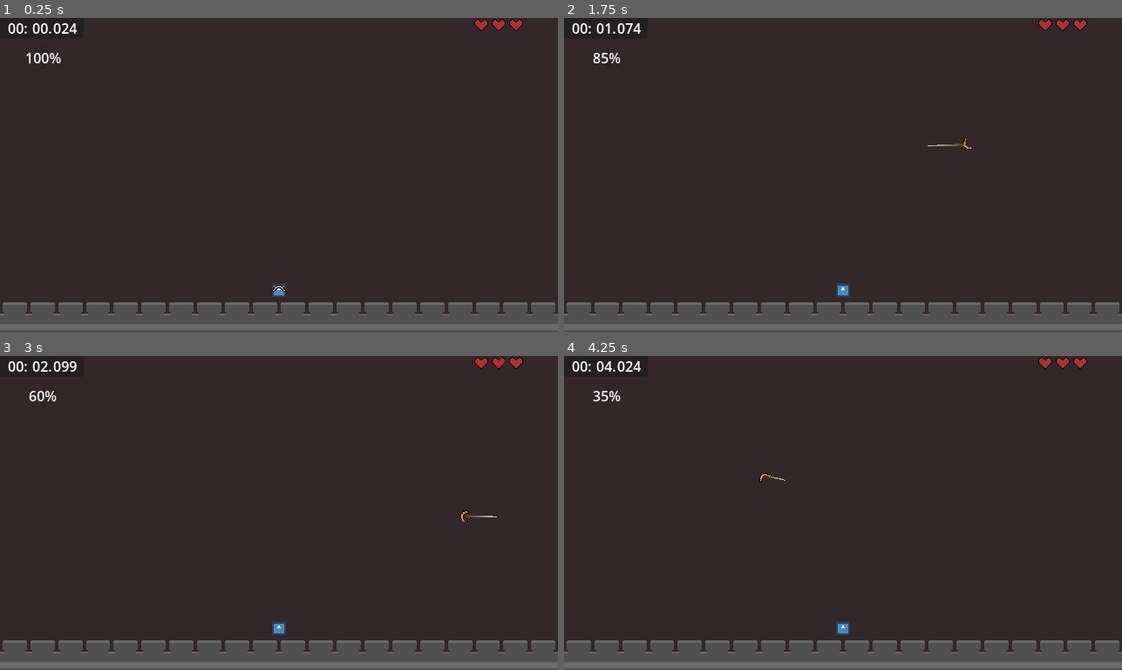
Above: before the commit, frames 1-4 (two rows, left to right).
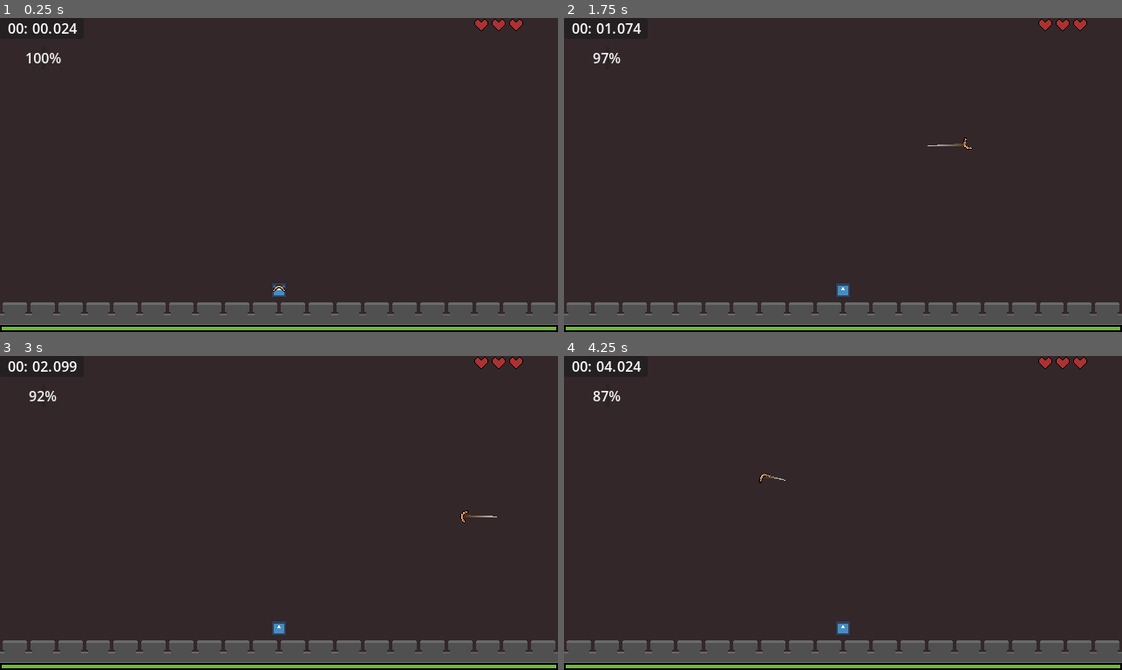
Above: after the commit, the same moments.

Repository: jeisaRaja/doomerang
Game: Godot game, scene res://scenes/main.tscn
Two runs of this game, one before a commit and one after it. Both use one fixed random seed, a clock stepped at 60 frames per second and the inputs below. The project has no main scene, so this scene is started directly. The engine's default icon, where the game draws it, is replaced by a stand-in: a white triangle on a blue panel in a dark square.
Inputs:
- Up to frame 1 (0.25 s): no input
- Up to frame 2 (1.75 s): hold D (right) 0.53-1.28 s; tap Shift (dash) at 0.6, 1.35 s; hold S (down) from 1.28 s (still down)
- Up to frame 3 (3 s): release S (down) at 2.03 s; hold D (right) 2.03-2.78 s; tap Shift (dash) at 2.1, 2.85 s; hold W (up) from 2.78 s (still down)
- Up to frame 4 (4.25 s): release W (up) at 3.53 s; hold A (left) from 3.53 s (still down); tap Shift (dash) at 3.6 s

The runs differ from the first frame. In frame 1, 2.2% of the frame differs, in the area x 0-100%, y 97-100%; in frame 2, 2.3%; in frame 3, 2.3%, in the area x 0-100%, y 11-100%; in frame 4, 2.3%.

Commit message:
add base integrity model & ui

Diff:
--- a/globals/events.gd
+++ b/globals/events.gd
@@ -4,5 +4,7 @@
 signal player_thrown
 signal player_fell
 signal player_soul_changed
-signal player_died
+signal player_lost
 signal player_respawned
+
+signal integrity_changed(val: float)
--- a/globals/game.gd
+++ b/globals/game.gd
@@ -12,4 +12,4 @@
 func take_soul():
 	player_soul = clampi(player_soul - 1, 0, player_soul)
 	if player_soul == 0:
-		Events.player_died.emit()
+		Events.player_lost.emit()
--- a/scenes/levels/level_1.tscn
+++ b/scenes/levels/level_1.tscn
@@ -12,6 +12,10 @@
 [ext_resource type="Script" path="res://scenes/ui/time_limit.gd" id="7_j40aq"]
 [ext_resource type="Script" path="res://scenes/ui/time.gd" id="11_dikny"]
 [ext_resource type="PackedScene" uid="uid://cfs2qsko2nn06" path="res://scenes/ui/player_soul.tscn" id="12_c6oiq"]
+[ext_resource type="Texture2D" uid="uid://dmx475oghmrsh" path="res://arts/integrity_bg.png" id="13_pn2qq"]
+[ext_resource type="Texture2D" uid="uid://p1ws3si0vq80" path="res://arts/integrity_border.png" id="14_v0kok"]
+[ext_resource type="Texture2D" uid="uid://jtg8wen81hl" path="res://arts/integrity_value.png" id="15_ahjej"]
+[ext_resource type="Script" path="res://scenes/ui/fortress_integrity.gd" id="16_cjlk2"]
 
 [sub_resource type="RectangleShape2D" id="RectangleShape2D_110fo"]
 size = Vector2(640, 20)
@@ -46,6 +50,7 @@
 position_smoothing_speed = 8.0
 
 [node name="Spawner" parent="." node_paths=PackedStringArray("start_point", "end_point") instance=ExtResource("4_0qqcy")]
+y_sort_enabled = true
 position = Vector2(0, -48)
 spawn_infos = Array[ExtResource("4_361uf")]([ExtResource("5_4o4xl"), ExtResource("6_neojg")])
 start_point = NodePath("Start")
@@ -106,7 +111,7 @@
 script = ExtResource("7_j40aq")
 
 [node name="Timer" type="Timer" parent="CanvasLayer/TimeLimit"]
-wait_time = 5.0
+wait_time = 25.0
 one_shot = true
 autostart = true
 
@@ -146,3 +151,21 @@
 offset_left = -40.0
 offset_right = 0.0
 grow_horizontal = 0
+
+[node name="FortressIntegrity" type="TextureProgressBar" parent="CanvasLayer"]
+anchors_preset = 7
+anchor_left = 0.5
+anchor_top = 1.0
+anchor_right = 0.5
+anchor_bottom = 1.0
+offset_left = -320.0
+offset_top = -8.0
+offset_right = 320.0
+offset_bottom = 32.0
+grow_horizontal = 2
+grow_vertical = 0
+value = 100.0
+texture_under = ExtResource("13_pn2qq")
+texture_over = ExtResource("14_v0kok")
+texture_progress = ExtResource("15_ahjej")
+script = ExtResource("16_cjlk2")
--- a/scenes/levels/zombie_wall.gd
+++ b/scenes/levels/zombie_wall.gd
@@ -1,10 +1,21 @@
+class_name Fortress
 extends Area2D
+
+@export var integrity: float = 100
 
 
 func _ready():
 	body_entered.connect(_on_body_entered)
 
 
+func take_damage(val: float):
+	integrity = clampf(integrity - val, 0, integrity)
+	if integrity == 0:
+		Events.player_lost.emit()
+
+
 func _on_body_entered(body: Node2D):
 	if body is Zombie:
+		take_damage(body.damage)
 		body.queue_free()
+		Events.integrity_changed.emit(integrity)
--- a/scenes/main.gd
+++ b/scenes/main.gd
@@ -2,8 +2,8 @@
 
 
 func _ready():
-	Events.player_died.connect(_on_player_died)
+	Events.player_lost.connect(_on_player_lost)
 
 
-func _on_player_died():
-	print("player died")
+func _on_player_lost():
+	print("player lost")
--- /dev/null
+++ b/scenes/ui/fortress_integrity.gd
@@ -0,0 +1,10 @@
+extends TextureProgressBar
+
+
+func _ready():
+	value = max_value
+	Events.integrity_changed.connect(_on_integrity_changed)
+
+
+func _on_integrity_changed(val: float):
+	value = val
--- a/scenes/zombie/runner_zombie.tscn
+++ b/scenes/zombie/runner_zombie.tscn
@@ -81,7 +81,6 @@
 [sub_resource type="CircleShape2D" id="CircleShape2D_dnunf"]
 
 [node name="RunnerZombie" type="CharacterBody2D"]
-z_index = 1
 collision_layer = 2
 collision_mask = 8
 script = ExtResource("1_11mjv")
--- a/scenes/zombie/zombie.gd
+++ b/scenes/zombie/zombie.gd
@@ -3,6 +3,7 @@
 
 @export var speed: int = 30
 @export var spawn_interval: int = 1
+@export var damage: float = 5
 
 
 func _physics_process(_delta):
Binary file added: arts/integrity_bg.png
Not shown, added: arts/integrity_bg.png.import
Binary file added: arts/integrity_border.png
Not shown, added: arts/integrity_border.png.import
Binary file added: arts/integrity_value.png
Not shown, added: arts/integrity_value.png.import
Not shown: 1 places in scenes/levels/level_1.tscn that only renumber resources
Not shown, changed: README.md
